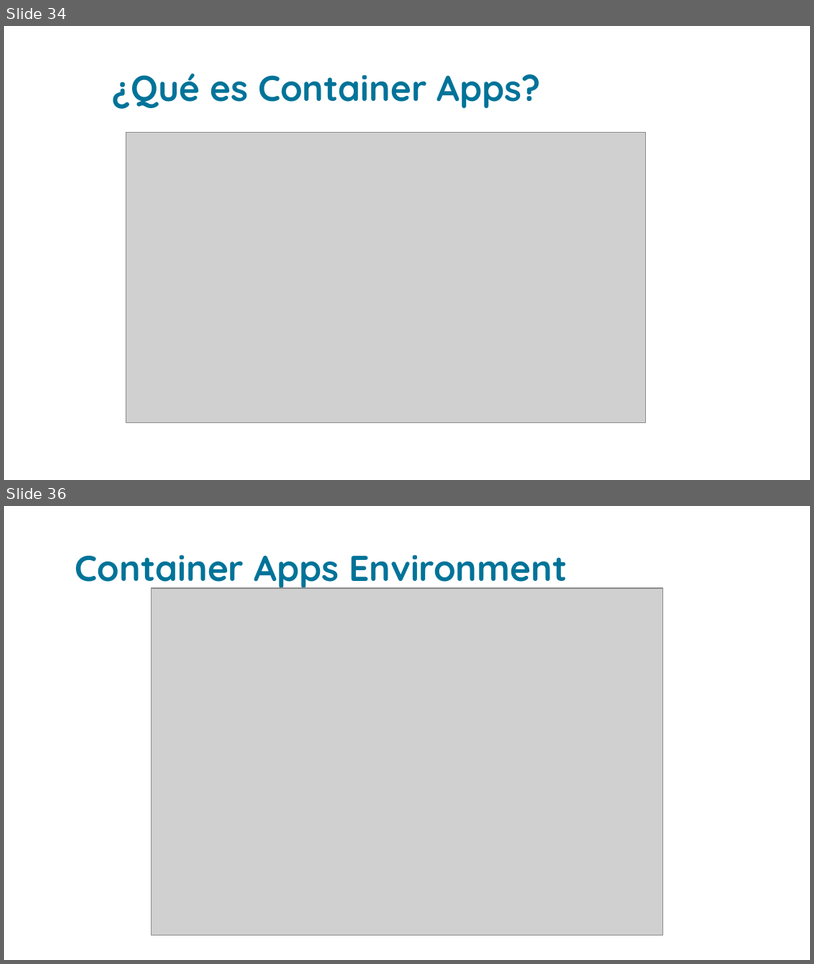
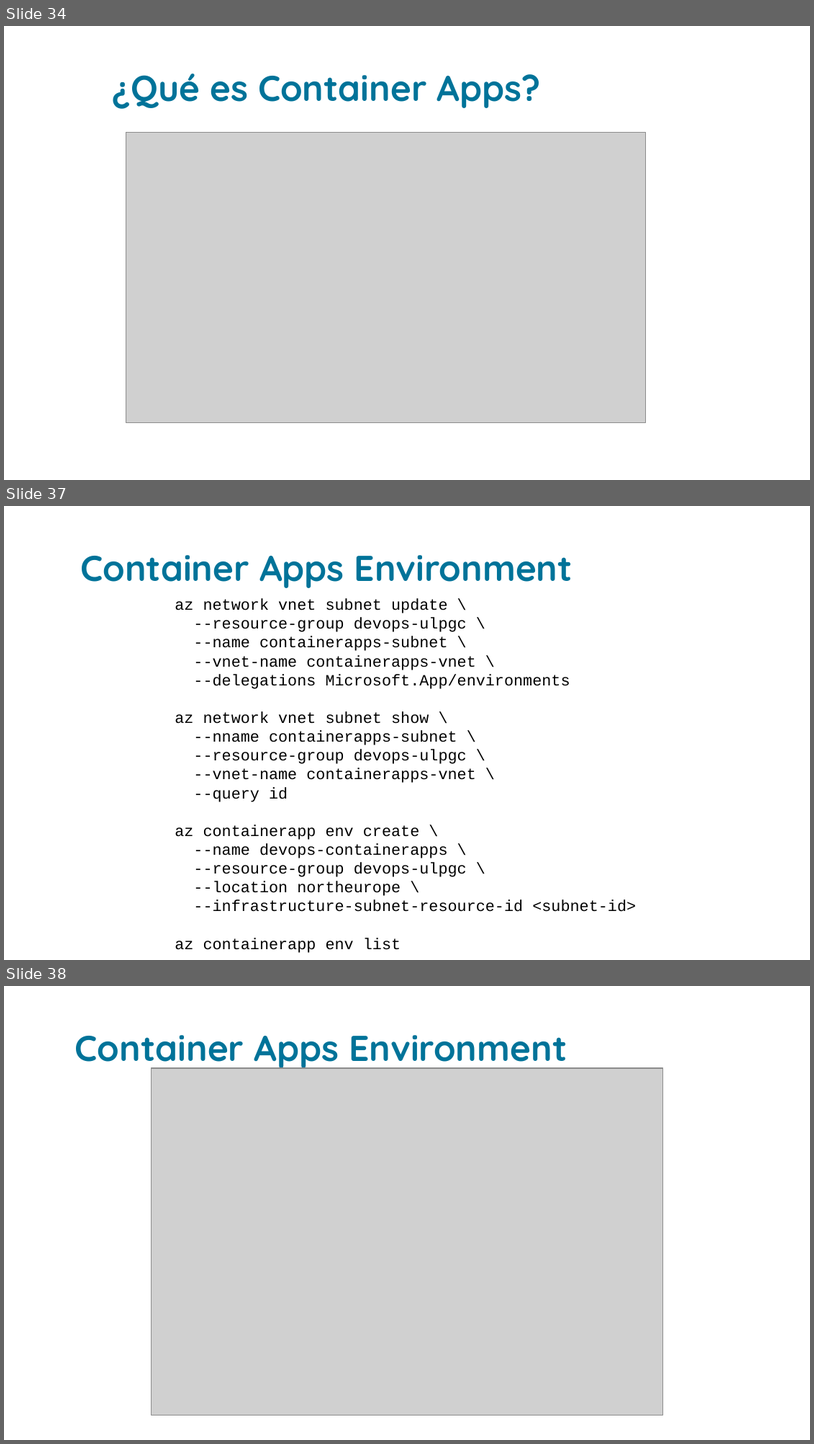
Before and after one commit to grupoinetel/curso-devops-ulpgc, a slide deck: ppt/container_apps-devops-ulpgc.pptx. Shown one above the other, each under a label of ours: slides 34 and 36 before the commit, slides 34, 37 and 38 after it; the slides between them are not shown. The pictures are 814x964 and 814x1444 pixels, drawn with LibreOffice and Linux fonts; fonts in the diff are those of the drawing; grey boxes stand for pictures; background and template pictures are left out. Boxes give left, top, right and bottom in pixels: in the first picture for what was removed or moved away, otherwise in the second. Text is boxed around its words. In the diff, an @@ line names an element or a change of style, - is before the commit and + after.

Commit message:
minor fixes container_apps slides

```diff
--- a/ppt/container_apps-devops-ulpgc.pptx
+++ b/ppt/container_apps-devops-ulpgc.pptx
@@ slide 37 added at (x1=4, y1=506, x2=810, y2=960), background picture (left out) @@
@@ title added at (x1=80, y1=555, x2=573, y2=588), 32 pt, text #007399, bold @@
+Container Apps Environment
@@ text added at (x1=175, y1=598, x2=636, y2=952), 14 pt, text #000000 @@
+az network vnet subnet update \
+--resource-group devops-ulpgc \
+--name containerapps-subnet \
+--vnet-name containerapps-vnet \
+--delegations Microsoft.App/environments
+az network vnet subnet show \
+--nname containerapps-subnet \
+--resource-group devops-ulpgc \
+--vnet-name containerapps-vnet \
+--query id
+az containerapp env create \
+--name devops-containerapps \
+--resource-group devops-ulpgc \
+--location northeurope \
+--infrastructure-subnet-resource-id <subnet-id>
+az containerapp env list
@@ what was slide 36 is now slide 38 @@
```
Also in this commit, not shown: 9 slides changed, 1 other slide added, 1 other file.
